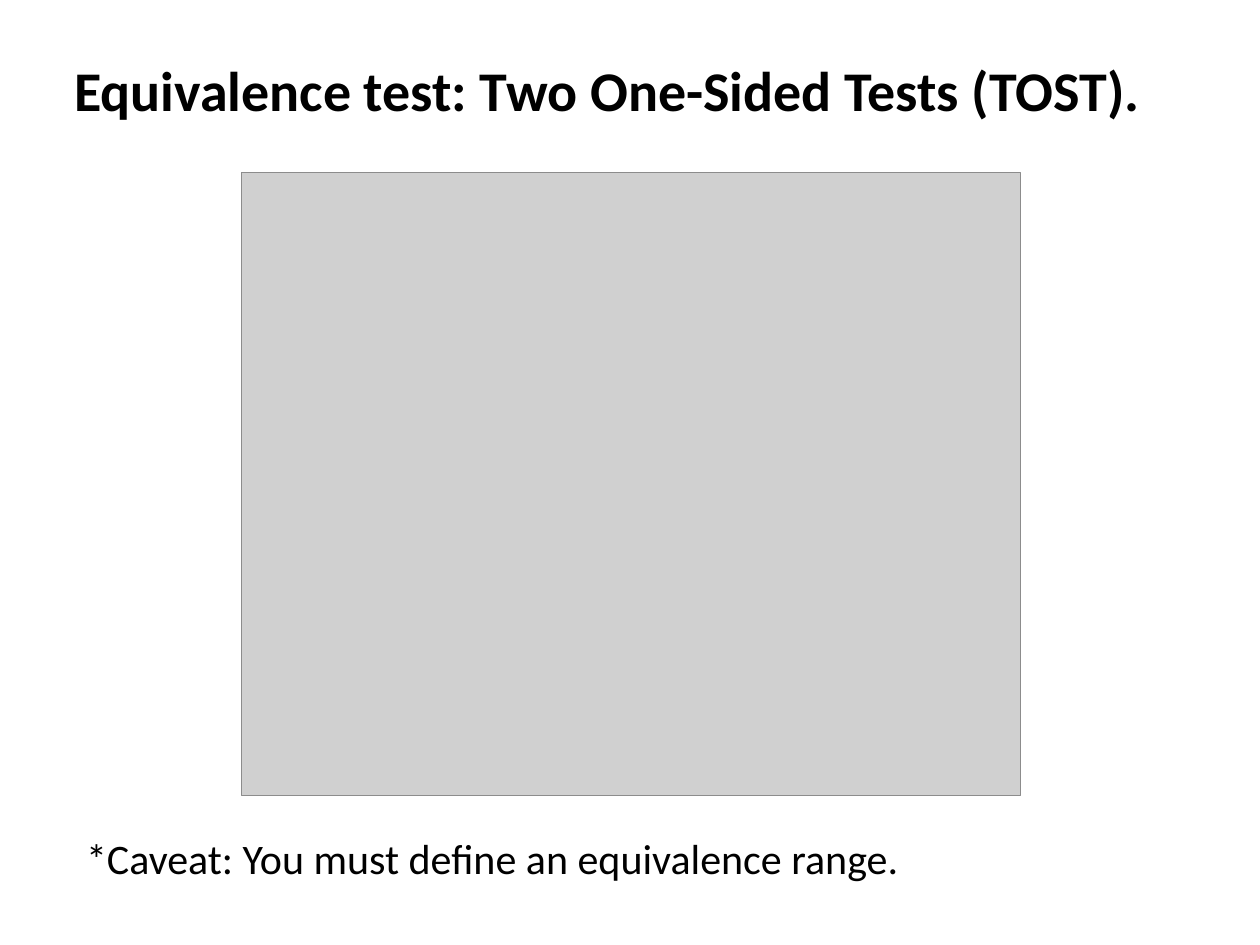
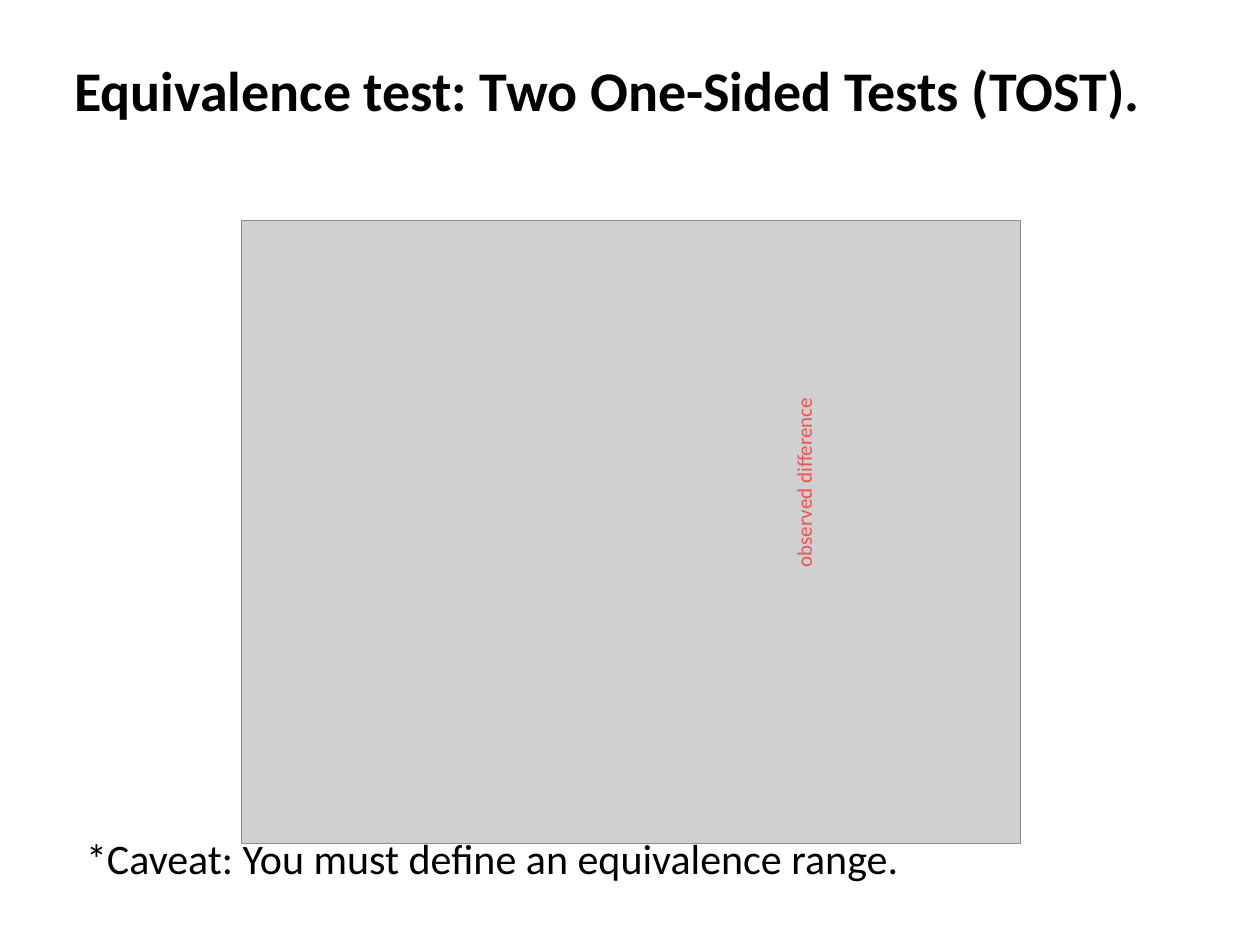
Before and after one commit to meekrob/stats_workshop_2020, a slide deck: slide 5 of adeline/Adeline_TOST_edit.pptx. Drawn at 1260x945 pixels with LibreOffice and Linux fonts; fonts in the diff are those of the drawing; grey boxes stand for pictures. Boxes give left, top, right and bottom in pixels: in the first picture for what was removed or moved away, otherwise in the second. Text is boxed around its words. In the diff, an @@ line names an element or a change of style, - is before the commit and + after.

```diff
--- a/adeline/Adeline_TOST_edit.pptx
+++ b/adeline/Adeline_TOST_edit.pptx
@@ picture: place and size @@
-picture at bbox=[242, 173, 1021, 795]
+picture at bbox=[242, 220, 1021, 843]
@@ text added at bbox=[792, 406, 818, 565], 12 pt, text #EB5556 @@
+observed difference
```
Also in this commit, not shown: 2 other slides changed, 1 slide added.
